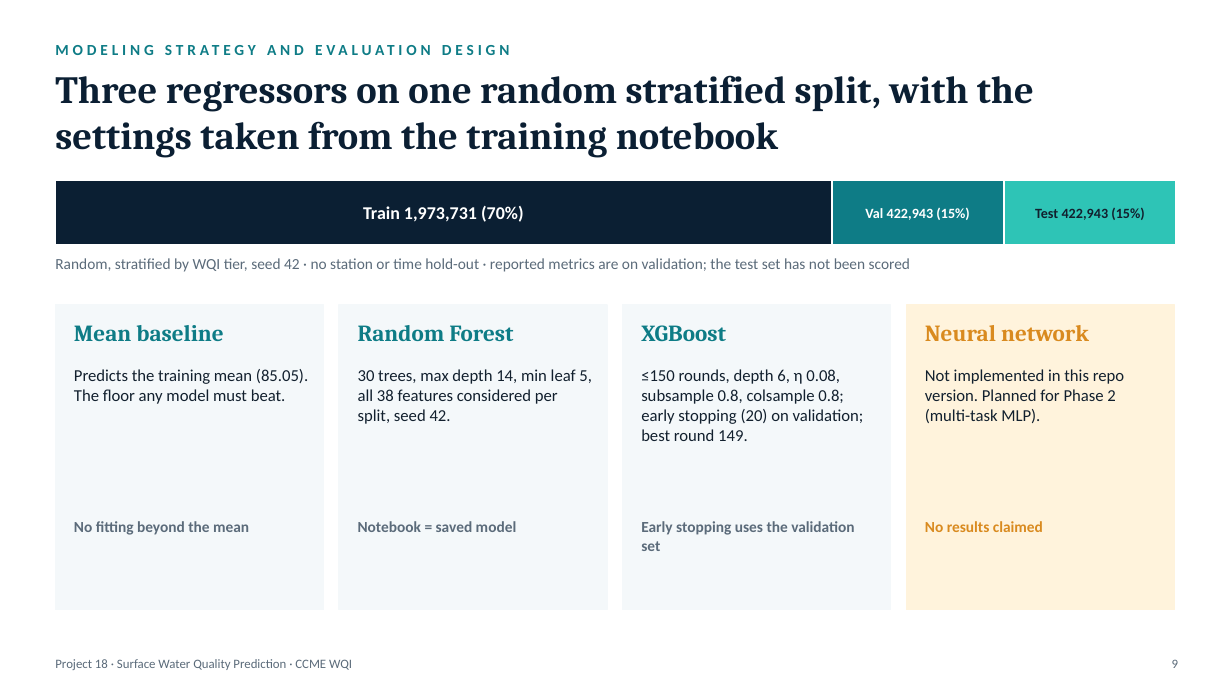
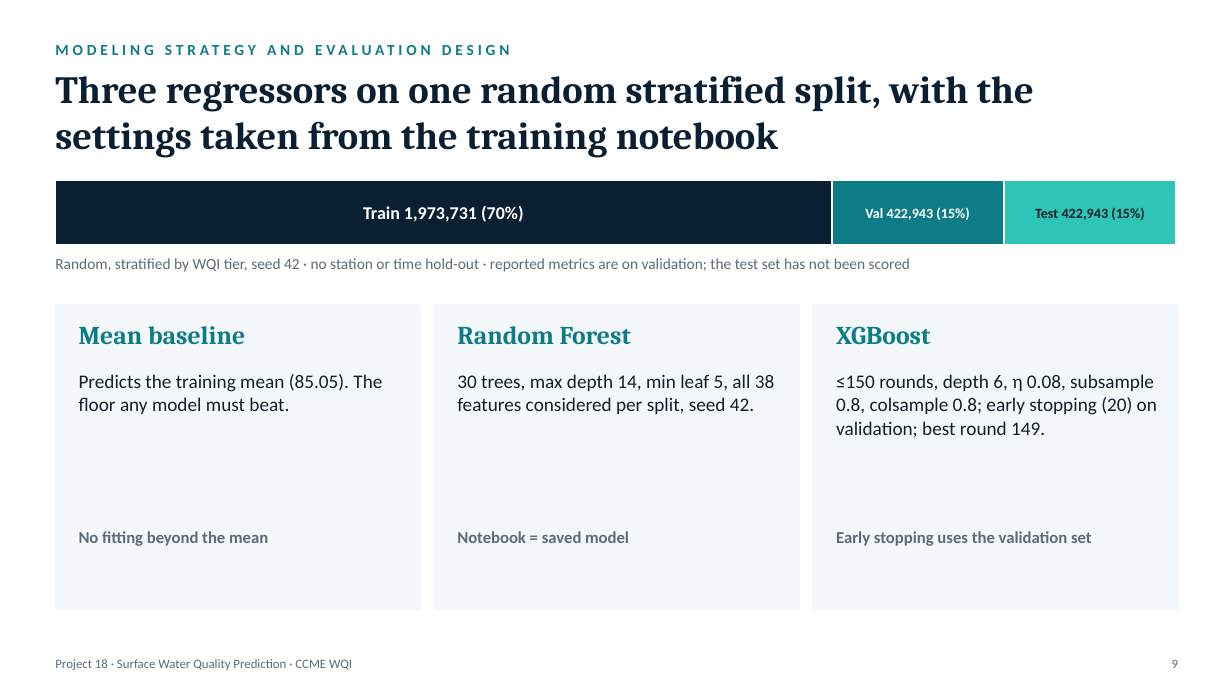
Before and after one commit to Amansoni045/Semester_5_AML_DL, a slide deck: slide 9 of final/Project_Presentation_Final.pptx. Drawn at 1232x693 pixels with LibreOffice and Linux fonts; fonts in the diff are those of the drawing. Boxes give left, top, right and bottom in pixels: in the first picture for what was removed or moved away, otherwise in the second. Text is boxed around its words. In the diff, an @@ line names an element or a change of style, - is before the commit and + after.

```diff
--- a/final/Project_Presentation_Final.pptx
+++ b/final/Project_Presentation_Final.pptx
@@ rectangle: place and size @@
-rectangle at bbox=[55, 305, 323, 610]
+rectangle at bbox=[55, 305, 421, 610]
@@ rectangle: place and size @@
-rectangle at bbox=[339, 305, 607, 610]
+rectangle at bbox=[434, 305, 799, 610]
@@ text "Random Forest": place and size @@
-text "Random Forest" at bbox=[358, 325, 513, 341]
+text "Random Forest" at bbox=[457, 326, 631, 345]
@@ rectangle: place and size @@
-rectangle at bbox=[623, 305, 891, 610]
+rectangle at bbox=[813, 305, 1178, 610]
@@ size 18 to 20 pt in 3 elements at bbox=[79, 326, 245, 345], bbox=[457, 326, 631, 345], bbox=[836, 326, 930, 345] @@
@@ text "XGBoost": place and size @@
-text "XGBoost" at bbox=[641, 325, 726, 342]
+text "XGBoost" at bbox=[836, 326, 930, 345]
@@ rectangle removed at bbox=[907, 305, 1175, 610] @@
@@ text removed at bbox=[925, 325, 1089, 341] @@
-Neural network
@@ text "30 trees, max depth 14, ...": place and size @@
-text "30 trees, max depth 14, ..." at bbox=[358, 369, 592, 424]
+text "30 trees, max depth 14, ..." at bbox=[457, 374, 774, 414]
@@ size 13 to 15 pt in 3 elements at bbox=[79, 374, 382, 414], bbox=[457, 374, 774, 414], bbox=[836, 374, 1157, 438] @@
@@ text "≤150 rounds, depth 6, η ...": place and size @@
-text "≤150 rounds, depth 6, η ..." at bbox=[641, 369, 864, 441]
+text "≤150 rounds, depth 6, η ..." at bbox=[836, 374, 1157, 438]
@@ text removed at bbox=[925, 369, 1124, 423] @@
-Not implemented in this repo version. Planned for Phase 2 (multi-task MLP).
@@ text "No fitting beyond the mean": place and size @@
-text "No fitting beyond the mean" at bbox=[74, 521, 249, 535]
+text "No fitting beyond the mean" at bbox=[79, 531, 268, 546]
@@ text "Notebook = saved model": place and size @@
-text "Notebook = saved model" at bbox=[358, 521, 517, 532]
+text "Notebook = saved model" at bbox=[457, 531, 629, 543]
@@ size 12 to 13 pt in 3 elements at bbox=[79, 531, 268, 546], bbox=[457, 531, 629, 543], bbox=[836, 531, 1092, 546] @@
@@ text "Early stopping uses the validation ...": place and size @@
-text "Early stopping uses the validation ..." at bbox=[641, 521, 854, 551]
+text "Early stopping uses the validation ..." at bbox=[836, 531, 1092, 546]
@@ text removed at bbox=[925, 521, 1043, 532] @@
-No results claimed
```
Also in this commit, not shown: 3 other slides changed, 7 other files.
